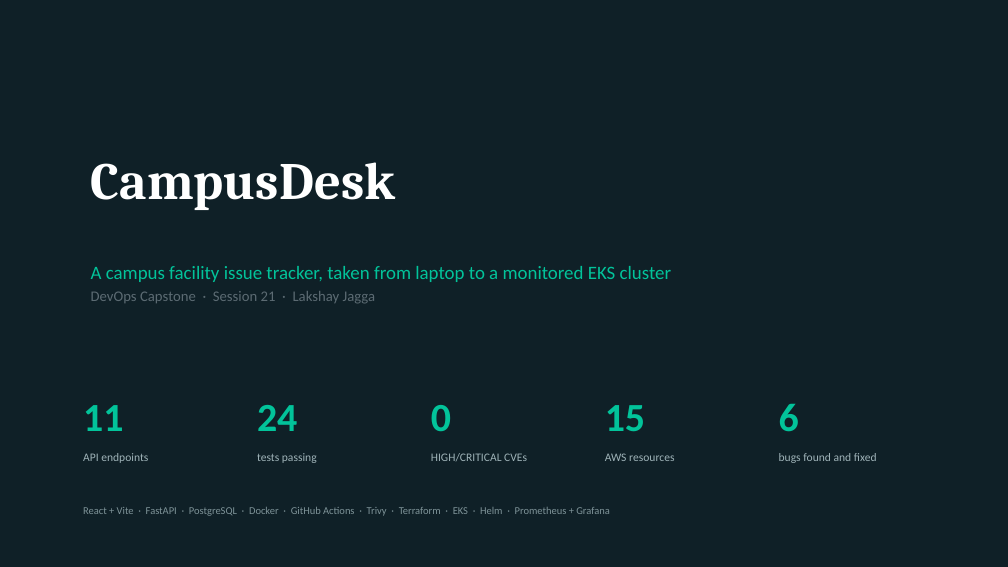
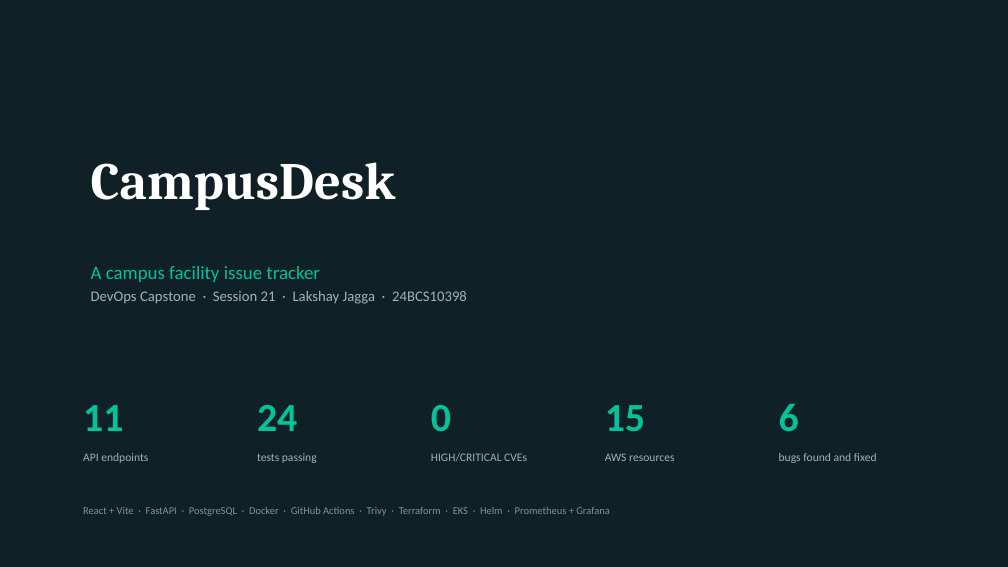
Before and after one commit to lakshay776/DevOpsAssignment, a slide deck: slide 1 of session21-devops-capstone-final/CampusDesk-Capstone.pptx. Drawn at 1008x567 pixels with LibreOffice and Linux fonts; fonts in the diff are those of the drawing. Boxes give left, top, right and bottom in pixels: in the first picture for what was removed or moved away, otherwise in the second. Text is boxed around its words. In the diff, an @@ line names an element or a change of style, - is before the commit and + after.

Commit message:
made changes in the ppt

```diff
--- a/session21-devops-capstone-final/CampusDesk-Capstone.pptx
+++ b/session21-devops-capstone-final/CampusDesk-Capstone.pptx
@@ text at bbox=[91, 266, 467, 304]: text changed; size 18 to 14 pt; text colour #02C39A to #9FB3B8 @@
-A campus facility issue tracker, taken from laptop to a monitored EKS cluster
-DevOps Capstone · Session 21 · Lakshay Jagga
+A campus facility issue tracker
+DevOps Capstone · Session 21 · Lakshay Jagga · 24BCS10398
```
